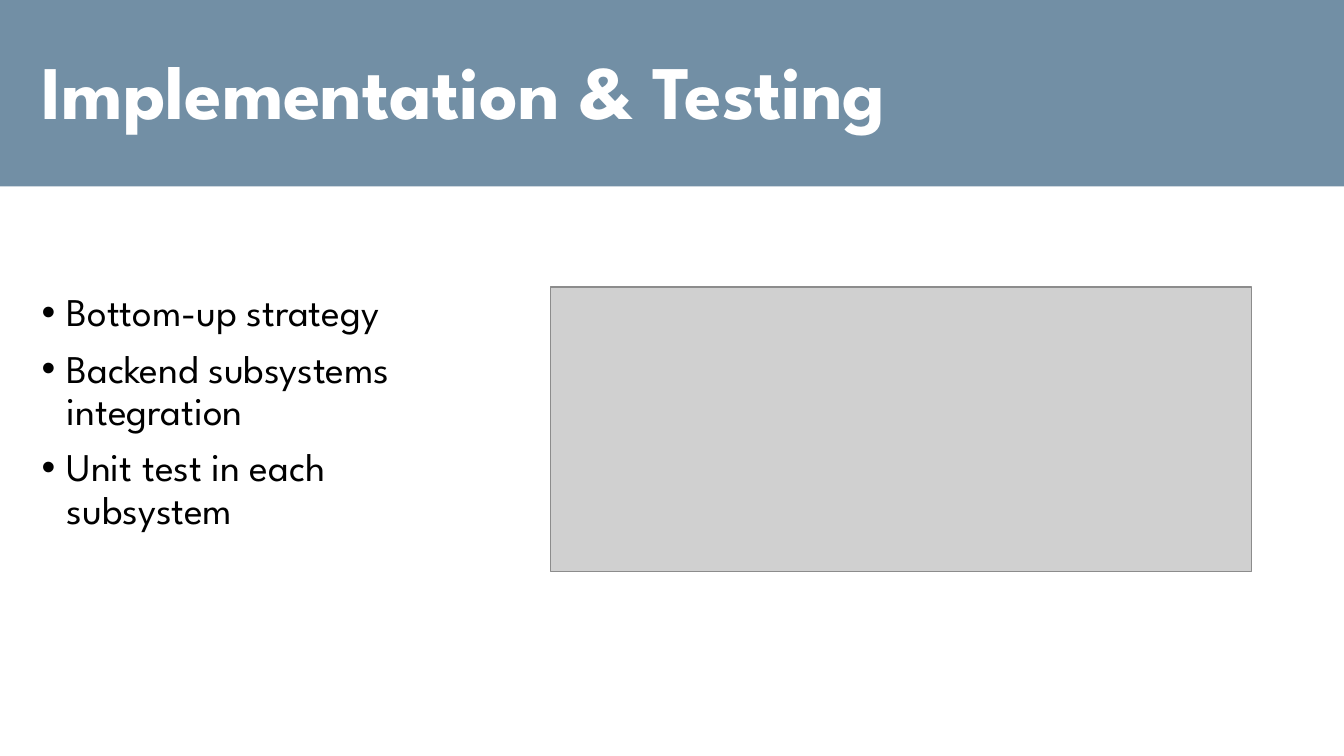
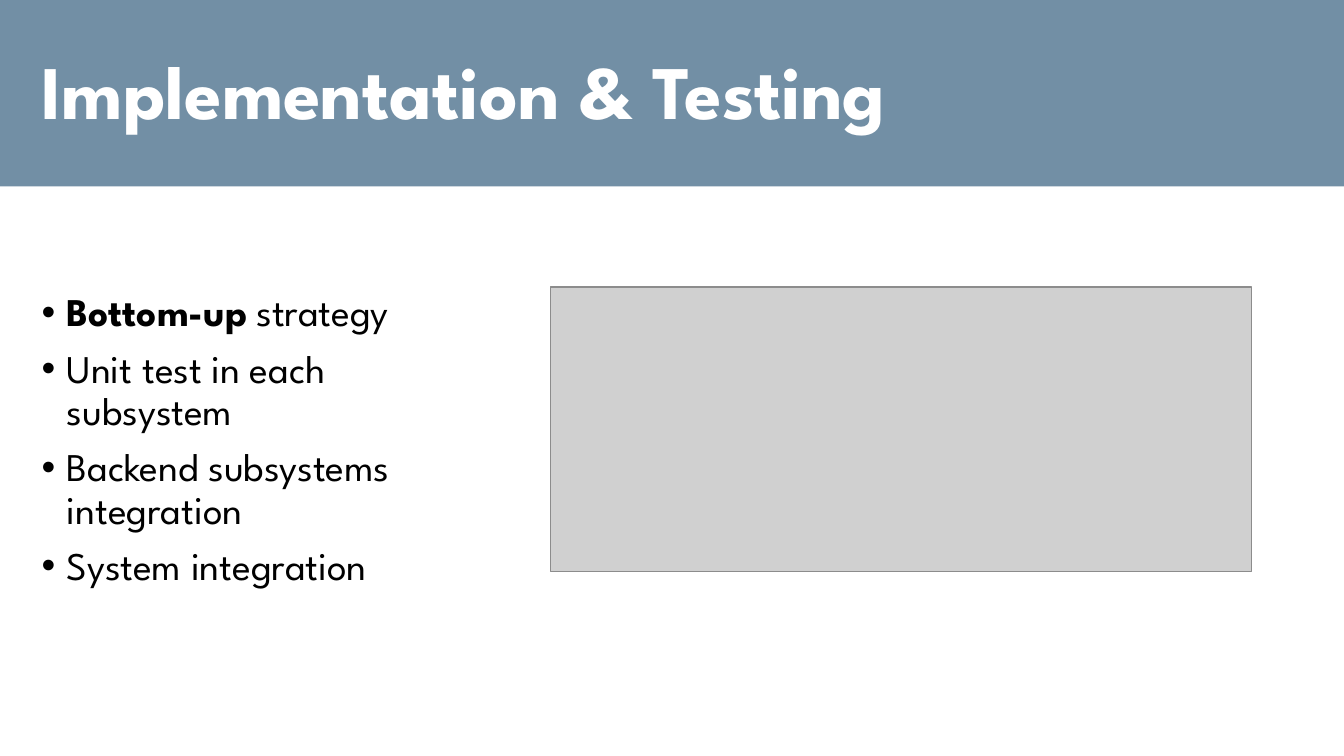
Before and after one commit to RobertoCialini/eMall, a slide deck: slide 11 of Presentation.pptx. Drawn at 1344x756 pixels with LibreOffice and Linux fonts; fonts in the diff are those of the drawing; grey boxes stand for pictures. Boxes give left, top, right and bottom in pixels: in the first picture for what was removed or moved away, otherwise in the second. Text is boxed around its words. In the diff, an @@ line names an element or a change of style, - is before the commit and + after.

```diff
--- a/Presentation.pptx
+++ b/Presentation.pptx
@@ text at box(67, 300, 389, 335): bold on in "Bottom-up" @@
@@ text at box(67, 356, 325, 433): paragraph added @@
+• Unit test in each subsystem
@@ text at box(67, 553, 367, 589): text changed @@
-• Unit test in each subsystem
+• System integration
```
Also in this commit, not shown: 4 other slides changed.
